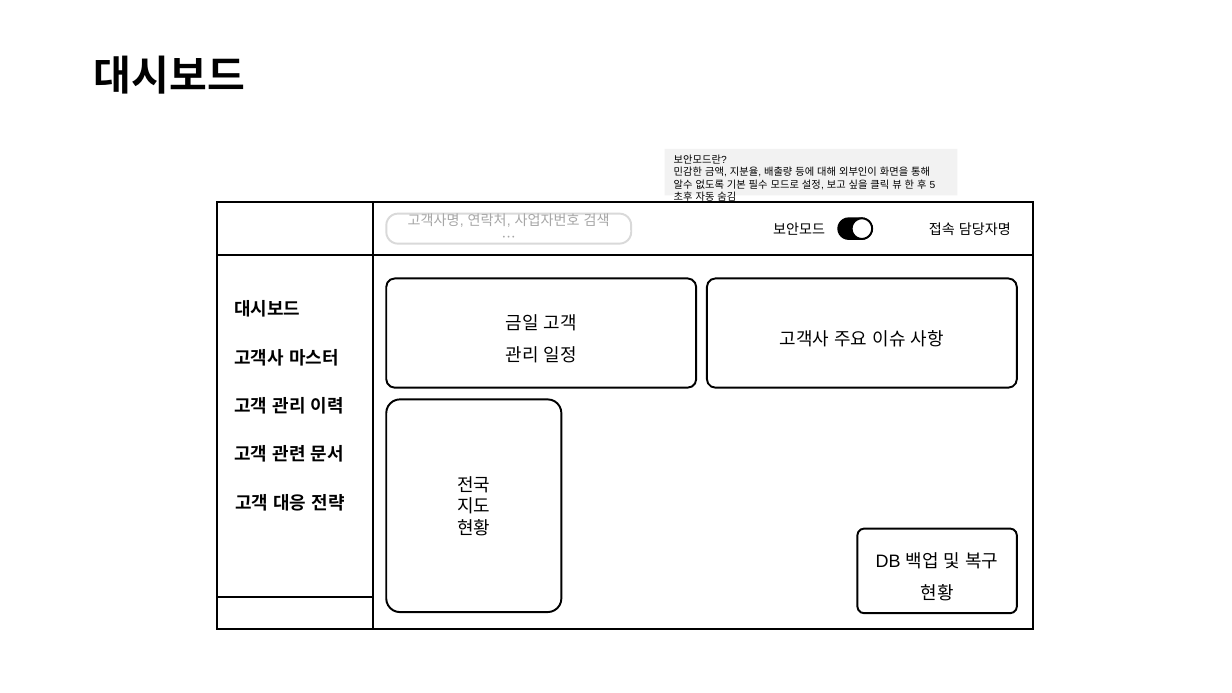
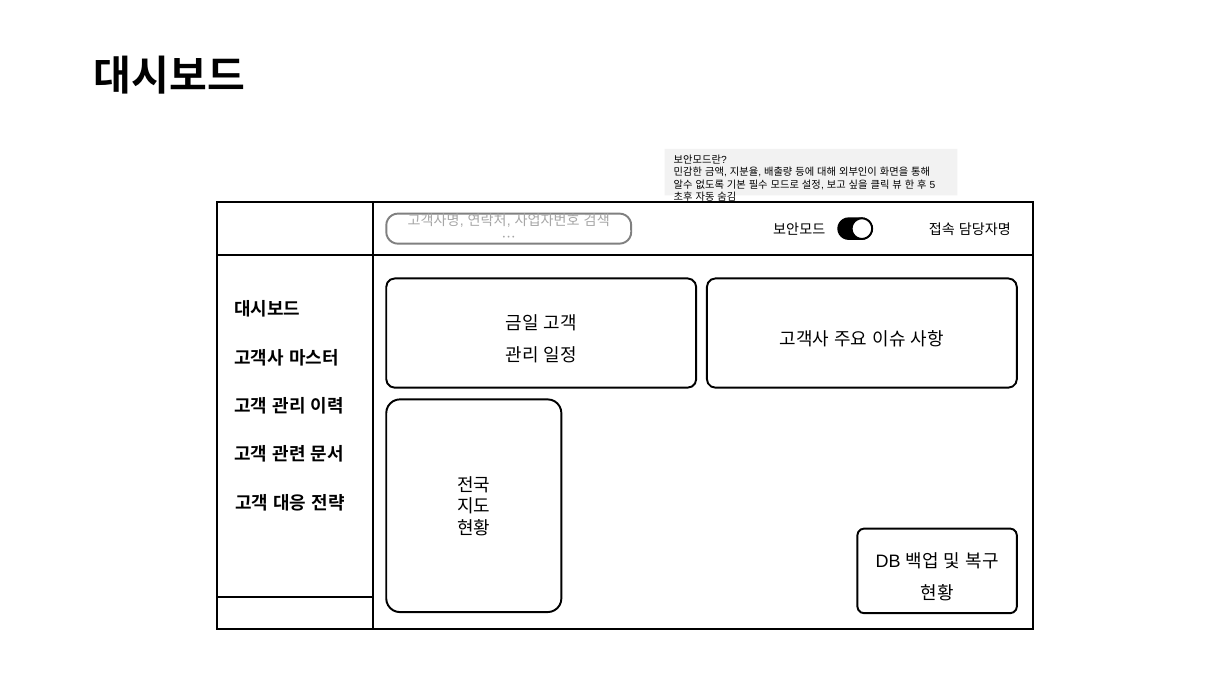
Before and after one commit to esketch-ai/hooxi-cms, a slide deck: slide 31 of Docs/Hooxi-CMS.pptx (slide 11 before the commit). Drawn at 1232x693 pixels with LibreOffice and Linux fonts; fonts in the diff are those of the drawing. Boxes give left, top, right and bottom in pixels: in the first picture for what was removed or moved away, otherwise in the second. Text is boxed around its words. In the diff, an @@ line names an element or a change of style, - is before the commit and + after.

```diff
--- a/Docs/Hooxi-CMS.pptx
+++ b/Docs/Hooxi-CMS.pptx
@@ rounded rectangle "고객사명, 연락처, 사업자번호 검색 …" at [386,213,631,244]: outline #D9D9D9 1.5 pt to #808080 1.5 pt @@
```
Also in this commit, not shown: 4 other slides changed, 29 slides added, 15 other files.
